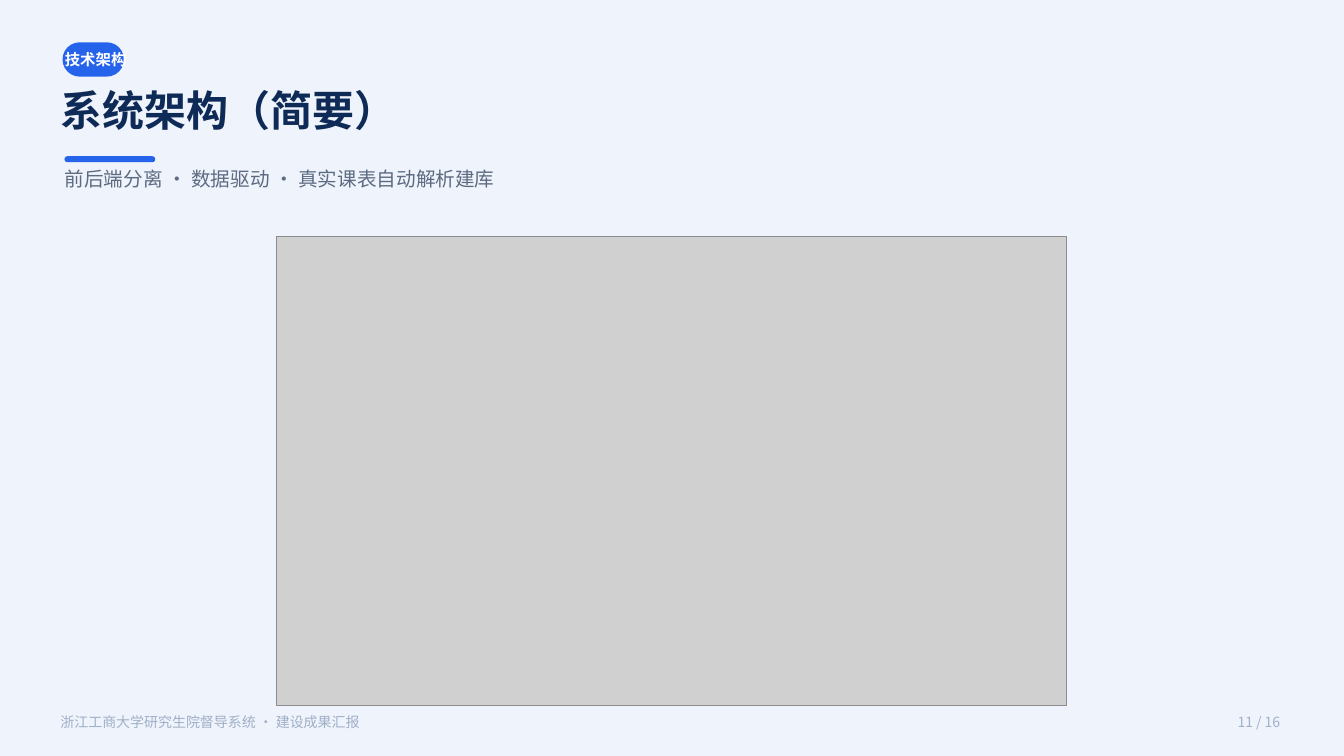
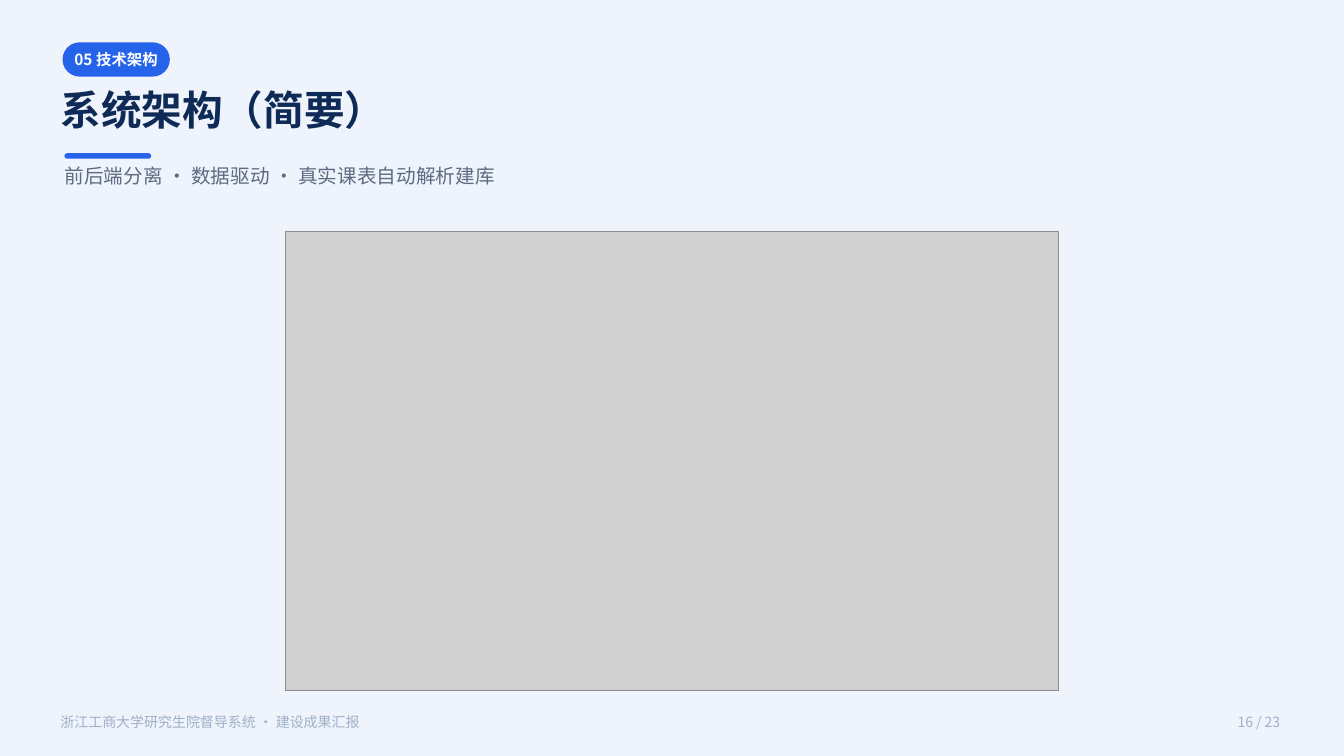
Before and after one commit to 1739467001-svg/example-of-report, a slide deck: slide 16 of slides/督导系统建设成果汇报.pptx (slide 11 before the commit). Drawn at 1344x756 pixels with LibreOffice and Linux fonts; fonts in the diff are those of the drawing; grey boxes stand for pictures. Boxes give left, top, right and bottom in pixels: in the first picture for what was removed or moved away, otherwise in the second. Text is boxed around its words. In the diff, an @@ line names an element or a change of style, - is before the commit and + after.

```diff
--- a/slides/督导系统建设成果汇报.pptx
+++ b/slides/督导系统建设成果汇报.pptx
@@ rounded rectangle: place and size @@
-rounded rectangle at (63, 42, 124, 77)
+rounded rectangle at (63, 42, 169, 77)
@@ text at (74, 52, 158, 67): text changed @@
-技术架构
+05 技术架构
@@ text "系统架构（简要）" at (60, 90, 385, 129): size 30 to 29 pt @@
@@ rounded rectangle: place and size @@
-rounded rectangle at (65, 156, 155, 162)
+rounded rectangle at (65, 153, 151, 159)
@@ picture: place and size @@
-picture at (277, 237, 1068, 706)
+picture at (285, 232, 1059, 691)
@@ text at (1238, 717, 1281, 727): text changed @@
-11 / 16
+16 / 23
```
Also in this commit, not shown: 14 other slides changed, 7 slides added, 9 other files.
